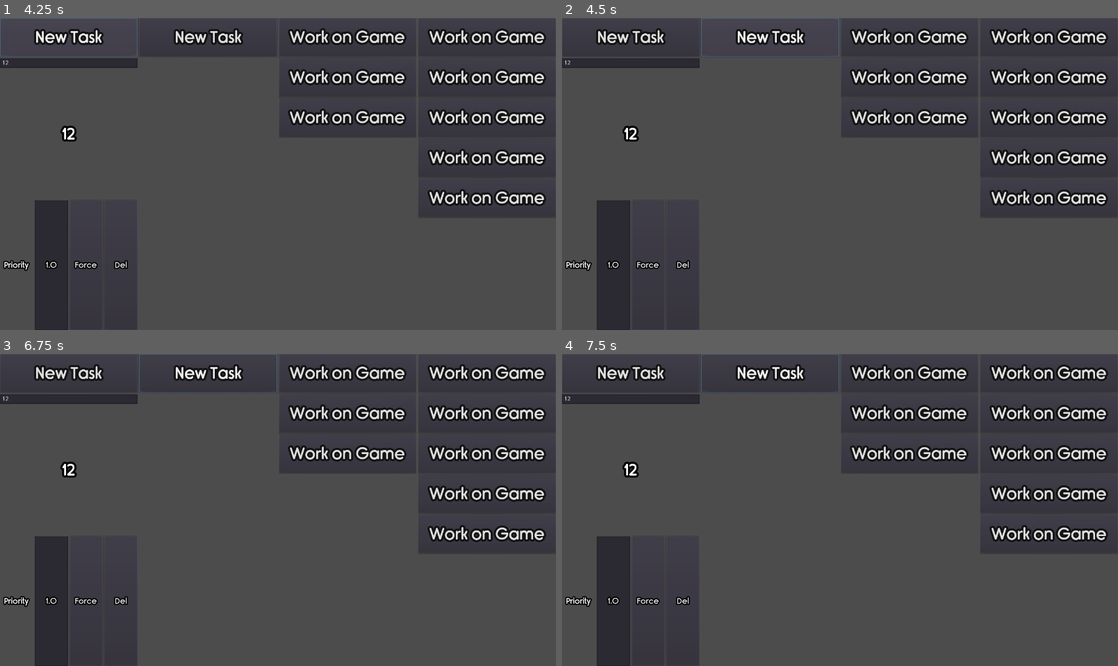
Above: before the commit, frames 1-4 (two rows, left to right).
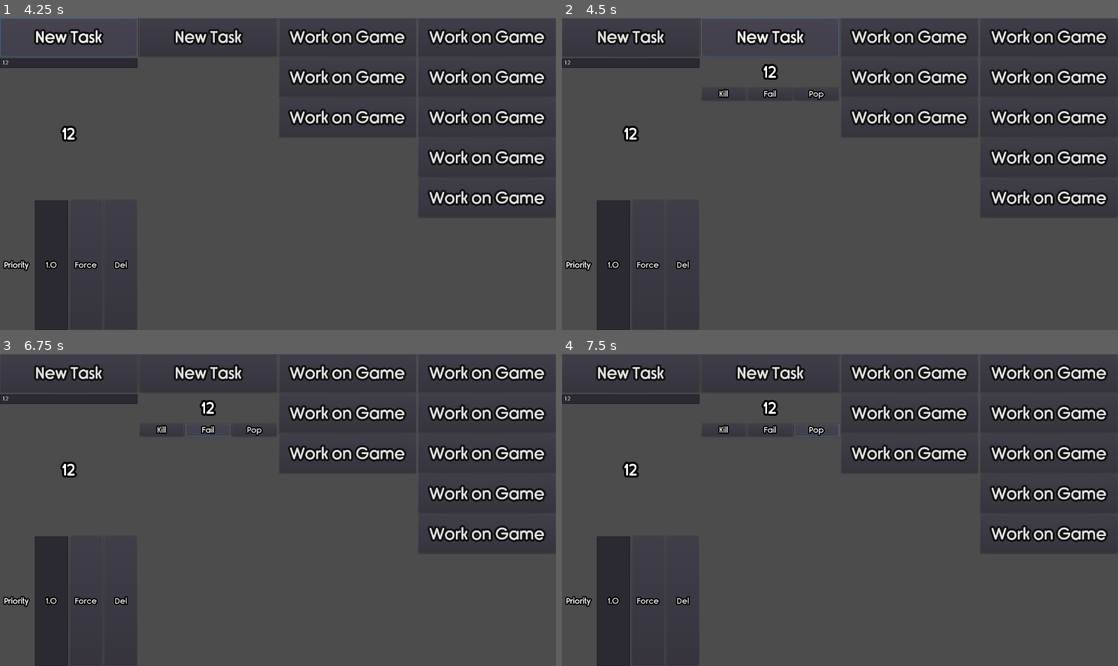
Above: after the commit, the same moments.

Repository: Tzeryushi/Daily-Driving
Game: Godot game, scene res://MainBlock.tscn
Two runs of this game, one before a commit and one after it. Both use one fixed random seed, a clock stepped at 60 frames per second and the inputs below.
Inputs (mouse positions are in pixels of both pictures, inside the frame that each line leads up to):
- Up to frame 1 (4.25 s): click (66, 61) at 0.52 s; type "12" at 0.6 s; click "Work on Game" at 1.25 s; click "New Task" at 2 s; click "Del" at 2.75 s; click "New Task" at 3.5 s
- Up to frame 2 (4.5 s): click "New Task" at 4.25 s
- Up to frame 3 (6.75 s): click (161, 428) at 5 s, where only the run after the commit has a clickable "Kill"; click "New Task" at 5.75 s; click (205, 428) at 6.5 s, where only the run after the commit has a clickable "Fail"
- Up to frame 4 (7.5 s): click (817, 428) at 7.25 s, where only the run after the commit has a clickable "Pop"

Frame 1 is identical in both runs. In frame 2, 0.3% of the frame differs, in the area x 25-50%, y 14-27%; in frame 3, 0.5%; in frame 4, 0.5%, in the area x 25-50%, y 0-27%.

Commit message:
Linking and Prop
Next up is deletion signals

Diff:
--- a/DailyElement.gd
+++ b/DailyElement.gd
@@ -2,8 +2,25 @@
 
 onready var element_title = $Title
 
+var origin_node = null
+
+signal destroy
+
+func initialize(title:String, origin:Node) -> void:
+	set_title(title)
+	link_origin_node(origin)
+
 func set_title(title:String) -> void:
 	element_title.text = title
 
+func link_origin_node(node) -> void:
+	origin_node = node
+
+func destroy() -> void:
+	emit_signal("destroy")
+
 func _on_Pop_pressed():
 	pass # Replace with function body.
+
+func _on_Kill_pressed():
+	destroy()
--- a/DailyElement.tscn
+++ b/DailyElement.tscn
@@ -1,7 +1,8 @@
-[gd_scene load_steps=3 format=2]
+[gd_scene load_steps=4 format=2]
 
 [ext_resource path="res://ElementScor.tres" type="Theme" id=1]
 [ext_resource path="res://DailyElement.gd" type="Script" id=2]
+[ext_resource path="res://ElementDetails.tres" type="Theme" id=3]
 
 [node name="DailyElement" type="VBoxContainer"]
 anchor_right = 1.0
@@ -11,7 +12,7 @@
 rect_pivot_offset = Vector2( -270, -147 )
 script = ExtResource( 2 )
 
-[node name="Label" type="Label" parent="."]
+[node name="Title" type="Label" parent="."]
 margin_right = 289.0
 margin_bottom = 69.0
 size_flags_horizontal = 3
@@ -24,25 +25,32 @@
 [node name="HBoxContainer" type="HBoxContainer" parent="."]
 margin_top = 73.0
 margin_right = 289.0
-margin_bottom = 102.0
+margin_bottom = 104.0
 size_flags_horizontal = 3
 size_flags_vertical = 3
 
-[node name="Push" type="Button" parent="HBoxContainer"]
+[node name="Kill" type="Button" parent="HBoxContainer"]
 margin_right = 93.0
-margin_bottom = 29.0
+margin_bottom = 31.0
 size_flags_horizontal = 3
+theme = ExtResource( 3 )
+text = "Kill"
 
 [node name="Fail" type="Button" parent="HBoxContainer"]
 margin_left = 97.0
 margin_right = 191.0
-margin_bottom = 29.0
+margin_bottom = 31.0
 size_flags_horizontal = 3
+theme = ExtResource( 3 )
+text = "Fail"
 
 [node name="Pop" type="Button" parent="HBoxContainer"]
 margin_left = 195.0
 margin_right = 289.0
-margin_bottom = 29.0
+margin_bottom = 31.0
 size_flags_horizontal = 3
+theme = ExtResource( 3 )
+text = "Pop"
 
+[connection signal="pressed" from="HBoxContainer/Kill" to="." method="_on_Kill_pressed"]
 [connection signal="pressed" from="HBoxContainer/Pop" to="." method="_on_Pop_pressed"]
--- a/DailyTaskContainer.gd
+++ b/DailyTaskContainer.gd
@@ -1,13 +1,26 @@
 extends VBoxContainer
 
+onready var pool = $DailyTasks/VBoxContainer
+
 export(NodePath) var element_container
+
+export var daily_element : PackedScene
 
 func _ready() -> void:
 	element_container = get_node(element_container)
 #get list of nodes within the pool, select amount based on priority
+
+func _create_new_element(title:String, origin:Node) -> Node:
+	var temp_element = daily_element.instance()
+	pool.add_child(temp_element)
+	temp_element.initialize(title, origin)
+	temp_element.connect("destroy", self, "_on_daily_delete", [temp_element])
+	return temp_element
+
 func _on_NewDay_pressed():
 	var chosen = element_container.get_child(select_index())
-	print(chosen.priority)
+	chosen.link_daily_node(_create_new_element(chosen.get_title(), chosen))
+	chosen.used = true
 
 func select_index() -> int:
 	var weight_array = []
@@ -30,3 +43,6 @@
 			choose_index = i
 			break
 	return choose_index
+
+func _on_daily_delete(element) -> void:
+	element.queue_free()
--- a/Element.gd
+++ b/Element.gd
@@ -1,6 +1,8 @@
 extends VBoxContainer
 
 onready var element_title = $Title
+
+var daily_node = null
 
 var priority : float = 1.0
 var force : bool = false
@@ -8,11 +10,17 @@
 
 signal destroy
 
+func get_title() -> String:
+	return element_title.text
+
 func set_title(title:String) -> void:
 	element_title.text = title
 
 func destroy() -> void:
 	emit_signal("destroy")
+
+func link_daily_node(node) -> void:
+	daily_node = node
 
 func _on_Delete_pressed():
 	destroy() # Replace with function body.
@@ -20,6 +28,5 @@
 func _on_PriorityInput_text_entered(new_text):
 	priority = float(new_text)
 
-
 func _on_PriorityInput_text_changed(new_text):
 	priority = float(new_text)
--- a/MainBlock.tscn
+++ b/MainBlock.tscn
@@ -1,10 +1,11 @@
-[gd_scene load_steps=6 format=2]
+[gd_scene load_steps=7 format=2]
 
 [ext_resource path="res://ElementScor.tres" type="Theme" id=1]
 [ext_resource path="res://Element.tscn" type="PackedScene" id=2]
 [ext_resource path="res://NewElementButton.gd" type="Script" id=3]
 [ext_resource path="res://ElementContainer.gd" type="Script" id=4]
 [ext_resource path="res://DailyTaskContainer.gd" type="Script" id=5]
+[ext_resource path="res://DailyElement.tscn" type="PackedScene" id=6]
 
 [node name="Control" type="Control"]
 anchor_right = 1.0
@@ -56,6 +57,7 @@
 size_flags_vertical = 3
 script = ExtResource( 5 )
 element_container = NodePath("../ElementContainer/Pool/VBoxContainer")
+daily_element = ExtResource( 6 )
 
 [node name="NewDay" type="Button" parent="HBoxContainer/DailyTaskContainer"]
 margin_right = 339.0
